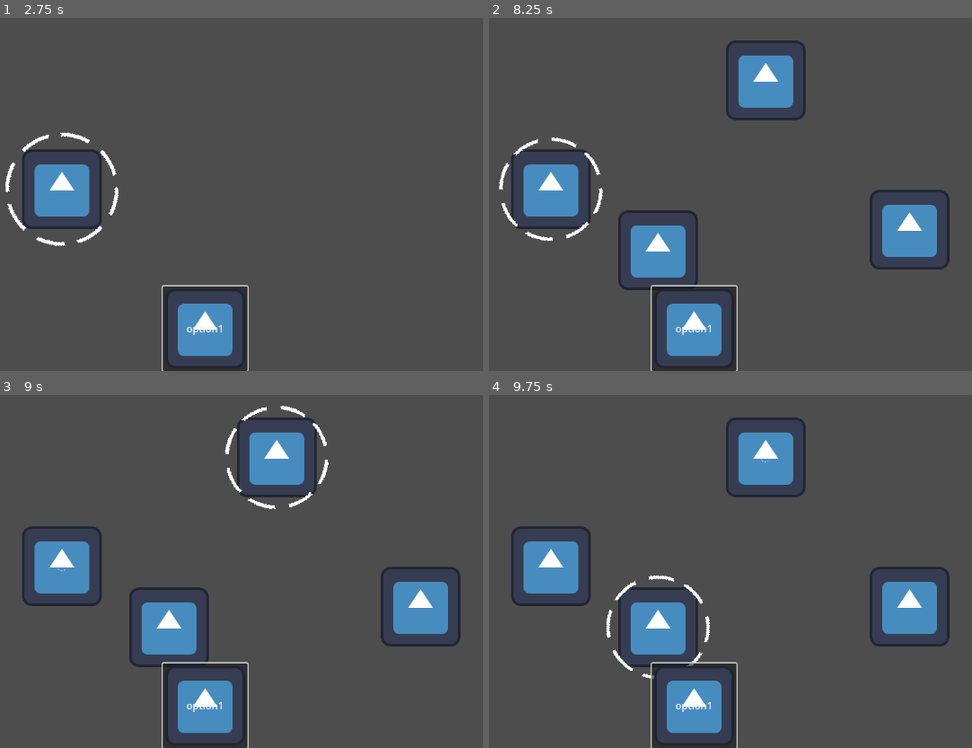
Above: before the commit, frames 1-4 (two rows, left to right).
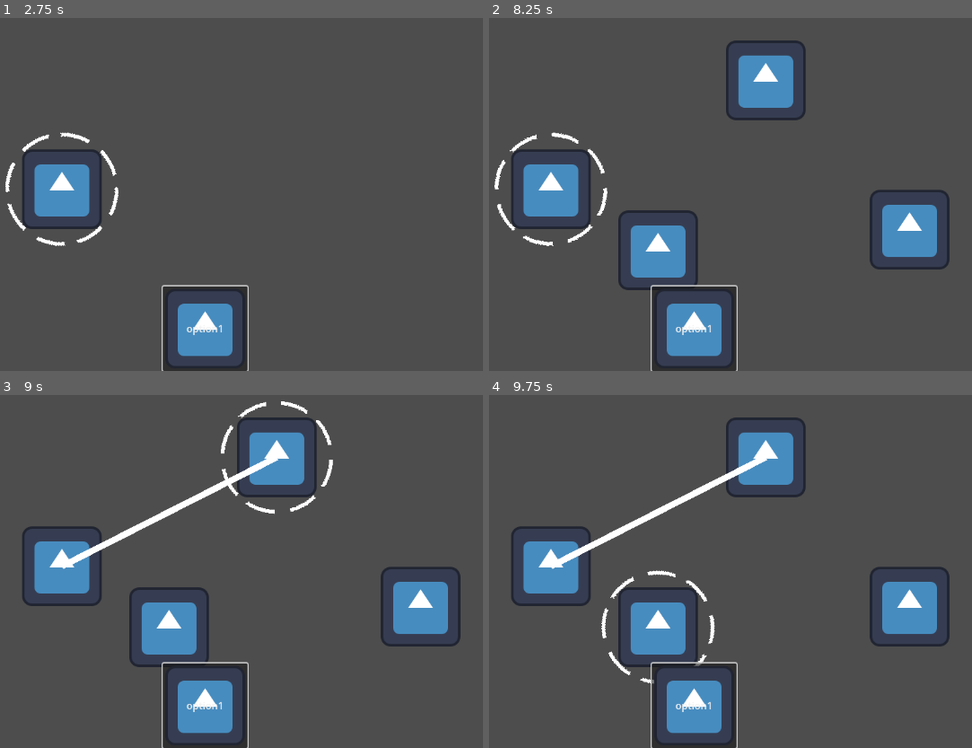
Above: after the commit, the same moments.

Repository: Iviv122/swiatlowod-2
Game: Godot game, scene res://main.tscn
Two runs of this game, one before a commit and one after it. Both use one fixed random seed, a clock stepped at 60 frames per second and the inputs below. The engine's default icon, where the game draws it, is replaced by a stand-in: a white triangle on a blue panel in a dark square.
Inputs (mouse positions are in pixels of both pictures, inside the frame that each line leads up to):
- Up to frame 1 (2.75 s): tap Enter at 0.5 s; move the mouse to (362, 148) at 0.52 s; press the mouse at (362, 148) at 0.53 s; hold Right 0.53-1.25 s; release the mouse at (362, 148) at 1.25 s; click "option1" at 1.25 s; move the mouse to (62, 190) at 2.02 s; hold Down from 2.03 s (still down); click (62, 190) at 2.1 s
- Up to frame 2 (8.25 s): move the mouse to (764, 81) at 2.77 s; release Down at 2.78 s; press the mouse at (764, 81) at 2.78 s; hold Right 2.78-3.53 s; tap Alt at 2.85, 5.85 s; move the mouse to (658, 250) at 3.52 s; release the mouse at (658, 250) at 3.53 s; hold Up 3.53-4.28 s; tap Shift at 3.6, 6.6 s; click (658, 250) at 3.8 s; move the mouse to (909, 229) at 4.27 s; press the mouse at (909, 229) at 4.28 s; hold Left 4.28-5.78 s; right-click (909, 229) at 4.9 s; move the mouse to (outside the picture) at 5.02 s; release the mouse at (outside the picture) at 5.03 s; click (outside the picture) at 5.1 s; move the mouse to (730, 169) at 5.77 s; press the mouse at (730, 169) at 5.78 s; hold Down 5.78-6.53 s; move the mouse to (585, 67) at 6.52 s; release the mouse at (585, 67) at 6.53 s; hold Right 6.53-7.28 s; click (585, 67) at 6.8 s; move the mouse to (851, 148) at 7.27 s; press the mouse at (851, 148) at 7.28 s; hold Up 7.28-8.03 s; move the mouse to (551, 190) at 8.02 s; release the mouse at (551, 190) at 8.03 s; hold Right from 8.03 s (still down); click (551, 190) at 8.1 s
- Up to frame 3 (9 s): move the mouse to (275, 458) at 8.77 s; release Right at 8.78 s; press the mouse at (275, 458) at 8.78 s; hold Down from 8.78 s (still down); tap Alt at 8.85 s
- Up to frame 4 (9.75 s): move the mouse to (658, 627) at 9.52 s; release Down at 9.53 s; release the mouse at (658, 627) at 9.53 s; hold Left from 9.53 s (still down); tap Shift at 9.6 s

Frame 1 is identical in both runs. In frame 2, 1.1% of the frame differs, in the area x 1-25%, y 32-65%; in frame 3, 1.9%, in the area x 11-69%, y 1-50%; in frame 4, 1.8%.

Commit message:
basic wiring

Diff:
--- a/objects/component.gd
+++ b/objects/component.gd
@@ -6,6 +6,11 @@
 @export var component : Component
 @export var sprite : Sprite2D
 @export var selection_circle : SelectionCircle
+
+var neighbours : Array[ComponentInstance]
+
+func connect_neighbour(neighbour : ComponentInstance) -> void:
+	neighbours.append(neighbour)
 
 func _mouse_enter() -> void:
 	selection_circle.appear()
--- /dev/null
+++ b/objects/components/wire.gd
@@ -0,0 +1,37 @@
+extends Line2D
+class_name Wire
+
+var mouse : Mouse
+
+var start : ComponentInstance
+var finish : ComponentInstance
+
+
+func set_start(comp : ComponentInstance):
+	start = comp
+	add_point(comp.global_position - global_position)
+	add_point(mouse.global_position)
+
+func set_end(comp : ComponentInstance):
+	remove_point(1)
+	finish = comp
+	add_point(finish.global_position)
+
+	var l : Line2D = Line2D.new()
+	l.add_point(start.global_position)
+	l.add_point(finish.global_position)
+
+	get_tree().root.add_child(l)
+	queue_free()
+
+func are_connected():
+	pass
+
+func connect_neighbours():
+	start.connect_neighbour(finish)
+	finish.connect_neighbour(start)
+
+	pass
+
+func _process(_delta):
+	points[1] = mouse.global_position-global_position
--- a/objects/ui/mouse.gd
+++ b/objects/ui/mouse.gd
@@ -6,10 +6,14 @@
 var is_colliding : bool
 
 @export var component_prefab : PackedScene
-@export var check_radius : float = 5
+@export var check_radius : float = 1
 @export var placing_check_radius : float = 90
 
 var current_state : MouseState = MouseState.Idle
+
+var result
+
+var current_wire : Wire
 
 func _ready():
 	current_state = MouseState.Idle
@@ -37,7 +41,7 @@
 	var space_state = get_world_2d().direct_space_state
 
 	var circle_shape = CircleShape2D.new()
-	circle_shape.radius = current_component!=null if placing_check_radius else check_radius
+	circle_shape.radius = current_component!=null if placing_check_radius else float(check_radius)
 
 	transform.origin = global_position
 
@@ -46,7 +50,7 @@
 	query.transform = transform
 	query.collide_with_areas = true
 
-	var result = space_state.intersect_shape(query)
+	result = space_state.intersect_shape(query)
 
 	var n = result.size()
 
@@ -74,14 +78,36 @@
 
 	get_tree().root.add_child(m)
 
+func start_wire():
+	# add point 1, component
+	# add point 2, mouse
+	# update point  2,
+	# on connect to component remove mouse point and add component pos
+	# call connect on neighbours
+	# exit function
+	if current_wire:
+		if result[0].collider != current_wire.start:
+			current_wire.set_end(result[0].collider)
+			current_wire = null
+	else:
+		if !current_wire:
+			current_wire = Wire.new()
+
+			current_wire.mouse = self
+			current_wire.global_position = result[0].collider.global_position
+			current_wire.set_start(result[0].collider)
+
+			get_tree().root.add_child(current_wire)
+
 func stop_wiring():
-	pass
+	if current_wire:
+		current_wire.queue_free()
+		current_wire = null
 
 func cancel():
+	stop_wiring()
 	if current_state == MouseState.Placing || current_state == MouseState.CantPlace:
 		clear()
-	if current_state == MouseState.Wiring:
-		stop_wiring()
 
 func _unhandled_input(event: InputEvent) -> void:
 
@@ -91,8 +117,7 @@
 		if current_state == MouseState.Placing:
 			place()
 		elif current_state == MouseState.Wiring:
-			#start_wire()
-			pass
+			start_wire()
 		elif current_state == MouseState.Idle:
 			pass
 		else:
--- a/objects/ui/selection_circle.gd
+++ b/objects/ui/selection_circle.gd
@@ -11,12 +11,12 @@
 	if tween:
 		tween.kill()
 	tween = create_tween()
-	tween.tween_property(self,"scale",init_scale,0.3).set_trans(Tween.TRANS_BOUNCE)
+	tween.tween_property(self,"scale",init_scale,0.3).set_trans(Tween.TRANS_SPRING)
 func disappear() ->void:
 	if tween:
 		tween.kill()
 	tween = create_tween()
-	tween.tween_property(self,"scale",Vector2.ZERO,0.3).set_trans(Tween.TRANS_BOUNCE)
+	tween.tween_property(self,"scale",Vector2.ZERO,0.3).set_trans(Tween.TRANS_SPRING)
 
 
 func _process(delta):
Not shown, added: objects/components/wire.gd.uid
